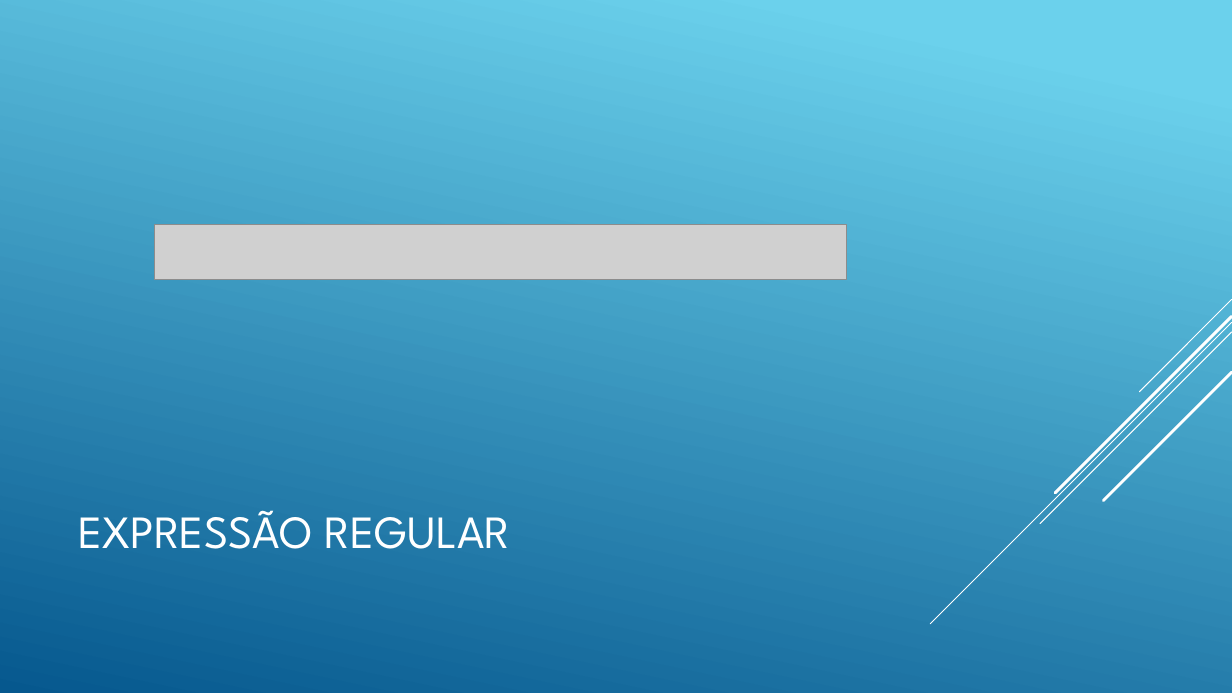
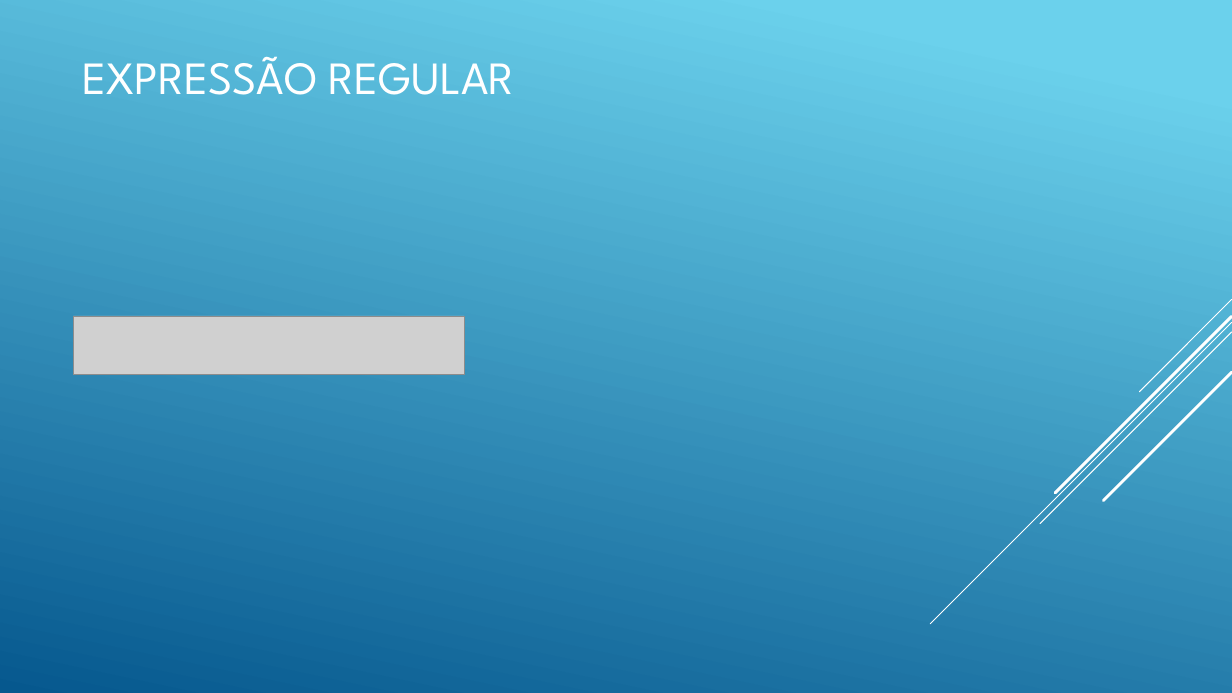
Before and after one commit to tomita-tomita/BuscaPadraoWeb, a slide deck: slide 4 of Arquivos/Apresentação.pptx. Drawn at 1232x693 pixels with LibreOffice and Linux fonts; fonts in the diff are those of the drawing; grey boxes stand for pictures. Boxes give left, top, right and bottom in pixels: in the first picture for what was removed or moved away, otherwise in the second. Text is boxed around its words. In the diff, an @@ line names an element or a change of style, - is before the commit and + after.

```diff
--- a/Arquivos/Apresentação.pptx
+++ b/Arquivos/Apresentação.pptx
@@ title "EXPRESSÃO REGULAR": place and size @@
-title "EXPRESSÃO REGULAR" at bbox=[78, 510, 510, 549]
+title "EXPRESSÃO REGULAR" at bbox=[83, 56, 514, 95]
@@ picture removed at bbox=[154, 225, 847, 279] @@
@@ picture added at bbox=[73, 316, 464, 375] @@
```
Also in this commit, not shown: 3 other slides changed, 4 other files.
